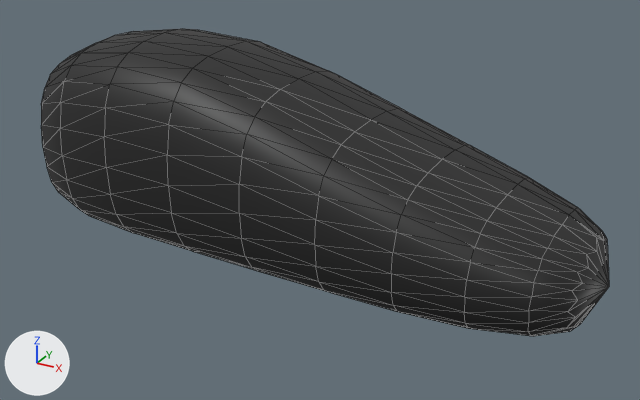
Two versions of the glTF model blender/rider_boot.glb, one commit apart.
Before and after are seen from a 50 mm camera at (0.194, -0.308, 0.162) aimed at (0.025, -0.001, 0.009). Lighting does not change. The marker at lower left points along +X, +Y and +Z. The first picture is the older version. Mesh edges are drawn as thin lines.

In view in the first picture: 'rd_boot'.
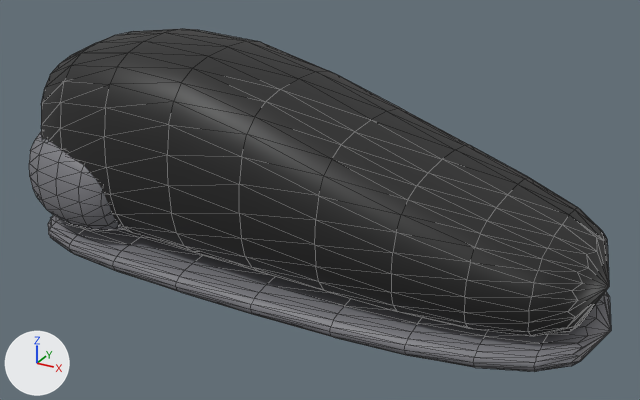
Changed parts and their boxes (x1, y1, x2, y2) in the pictures (640 x 400 px):
'rd_boot_sole', added: after (48, 215, 611, 372)
'rd_boot_heel', added: after (29, 131, 123, 231)

The change, as a diff of the scene's bpy script:
```diff
--- a/blender/rider_boot.glb.py
+++ b/blender/rider_boot.glb.py
@@ mat_l_slider @@
+mat_l_slider = bpy.data.materials.new('L_slider')
+# nodes: BsdfPrincipled, Mix, OutputMaterial, VertexColor
+# colours: grey #7c7c81, mixed with the vertex colours
@@ me_boot_sole_005 @@
+me_boot_sole_005.from_pydata(...)  # 310 vertices, 616 faces; spans x -0.117..0.152, y -0.049..0.049, z -0.03..-0.015
+me_boot_sole_005.materials.append(mat_l_slider)
@@ me_boot_heel_005 @@
+me_boot_heel_005.from_pydata(...)  # 198 vertices, 392 faces; spans x -0.1211..-0.0506, y -0.0479..0.0479, z -0.0173..0.0329
+me_boot_heel_005.materials.append(mat_l_slider)
@@ ob_rd_boot_sole @@
+ob_rd_boot_sole = bpy.data.objects.new('rd_boot_sole', me_boot_sole_005)
+ob_rd_boot_sole.location = (0.0, 0.0, 0.0)
@@ ob_rd_boot_heel @@
+ob_rd_boot_heel = bpy.data.objects.new('rd_boot_heel', me_boot_heel_005)
+ob_rd_boot_heel.location = (0.0, 0.0, 0.0)
```
